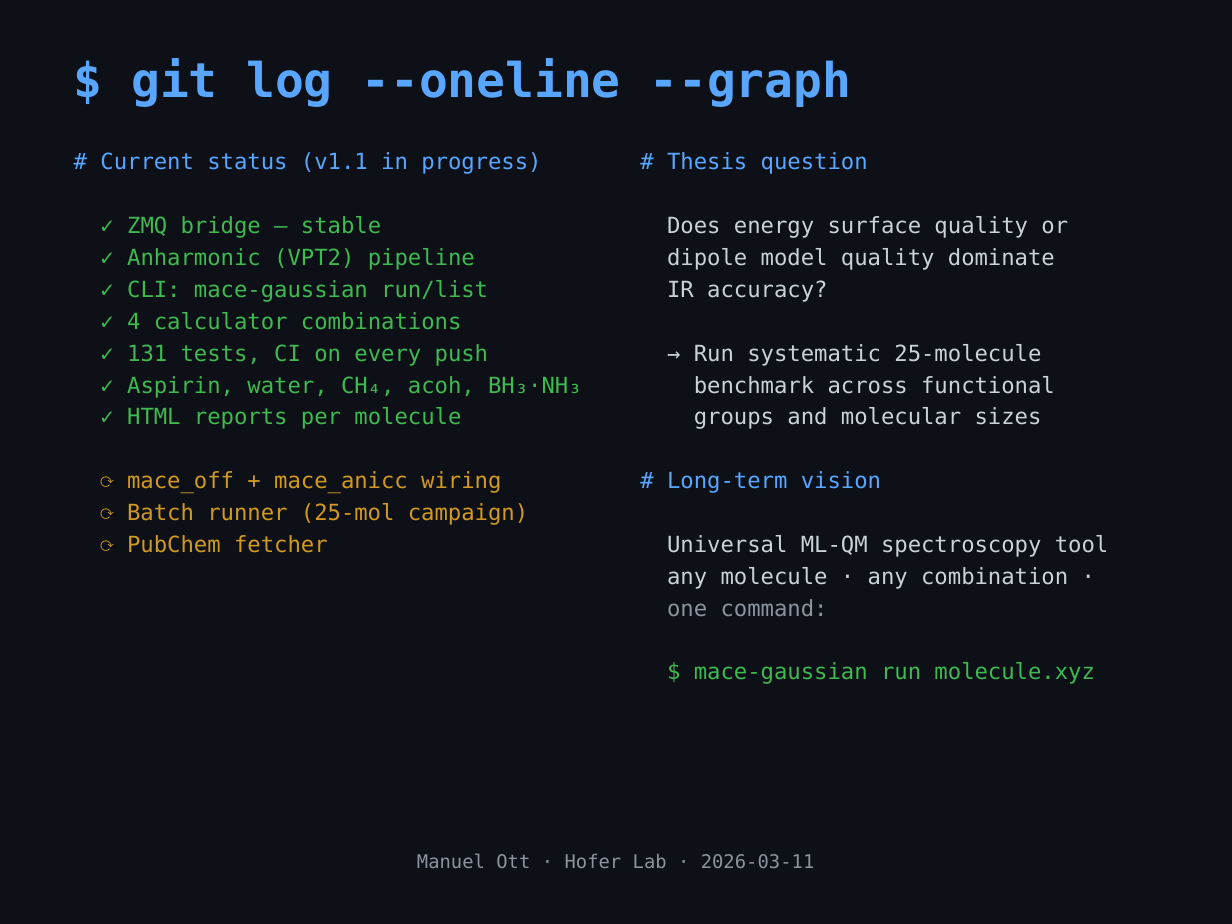
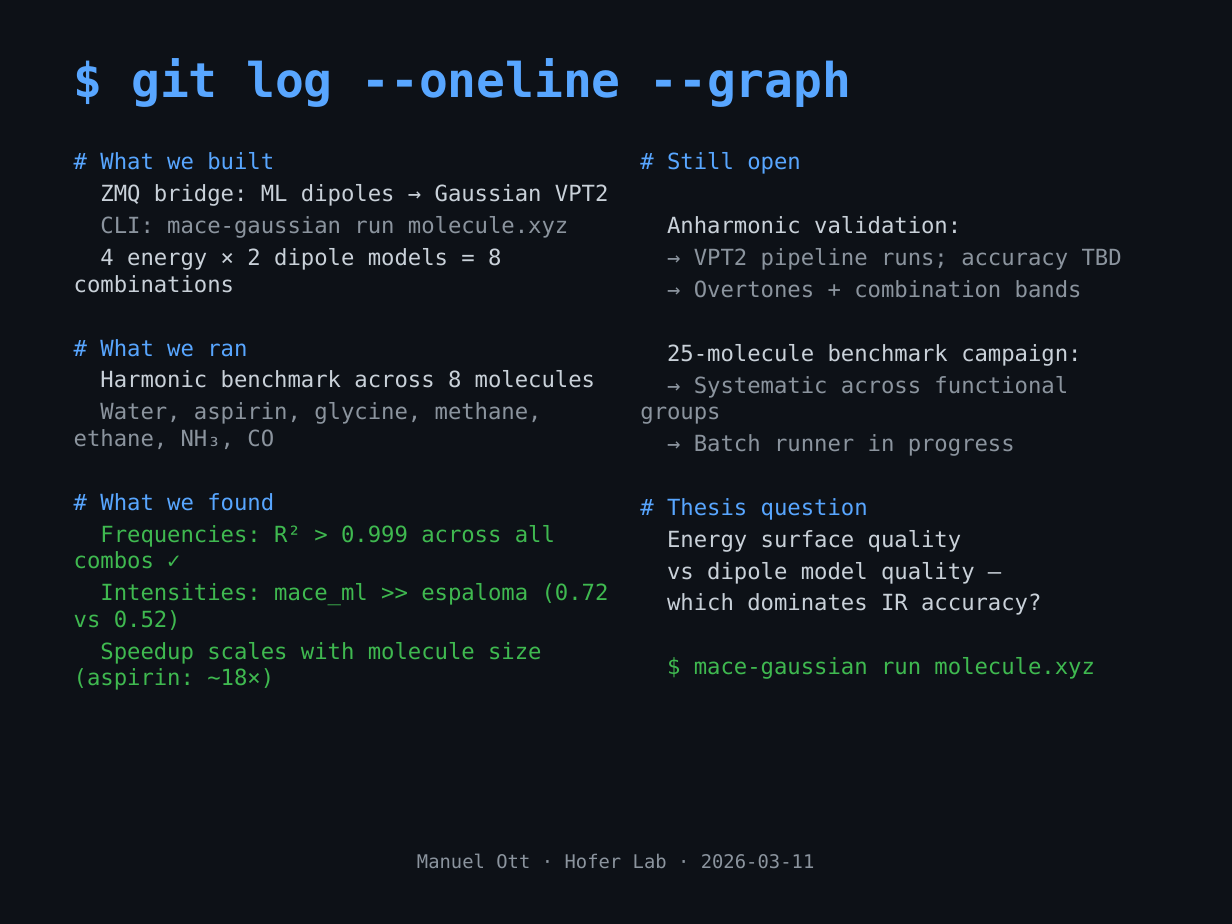
Before and after one commit to mott91/mace_gaussian_interface, a slide deck: slide 10 of presentation/presentation_v2.pptx. Drawn at 1232x924 pixels with LibreOffice and Linux fonts; fonts in the diff are those of the drawing. Boxes give left, top, right and bottom in pixels: in the first picture for what was removed or moved away, otherwise in the second. Text is boxed around its words. In the diff, an @@ line names an element or a change of style, - is before the commit and + after.

Commit message:
feat(01-02): tighten slide_motivation and rewrite slide_status as research journey
- slide_motivation: removed verbose secondary bullets, kept Problem/Solution/Impact
  and thesis question line (story arc load-bearing); down to 12 lines
- slide_status: replaced git-task-list with what-we-built/ran/found/open narrative;
  removed '131 tests', 'CI on every push', 'PubChem fetcher' language
- Script still generates 11 slides cleanly

```diff
--- a/presentation/presentation_v2.pptx
+++ b/presentation/presentation_v2.pptx
@@ text at (74,152,609,690): text changed @@
-# Current status (v1.1 in progress)
-✓ ZMQ bridge — stable
-✓ Anharmonic (VPT2) pipeline
-✓ CLI: mace-gaussian run/list
-✓ 4 calculator combinations
-✓ 131 tests, CI on every push
-✓ Aspirin, water, CH₄, acoh, BH₃·NH₃
-✓ HTML reports per molecule
-⟳ mace_off + mace_anicc wiring
-⟳ Batch runner (25-mol campaign)
-⟳ PubChem fetcher
+# What we built
+ZMQ bridge: ML dipoles → Gaussian VPT2
+CLI: mace-gaussian run molecule.xyz
+4 energy × 2 dipole models = 8 combinations
+# What we ran
+Harmonic benchmark across 8 molecules
+Water, aspirin, glycine, methane, ethane, NH₃, CO
+# What we found
+Frequencies: R² > 0.999 across all combos ✓
+Intensities: mace_ml >> espaloma (0.72 vs 0.52)
+Speedup scales with molecule size (aspirin: ~18×)
@@ text at (640,152,1081,456): paragraphs added @@
+# Still open
+Anharmonic validation:
+→ VPT2 pipeline runs; accuracy TBD
+→ Overtones + combination bands
+25-molecule benchmark campaign:
+→ Systematic across functional groups
+→ Batch runner in progress
@@ text at (667,530,1041,615): text changed @@
-Does energy surface quality or
-dipole model quality dominate
-IR accuracy?
-→ Run systematic 25-molecule
-benchmark across functional
-groups and molecular sizes
-# Long-term vision
-Universal ML-QM spectroscopy tool
-any molecule · any combination ·
-one command:
+Energy surface quality
+vs dipole model quality —
+which dominates IR accuracy?
```
Also in this commit, not shown: 2 other slides changed, 1 other file.
